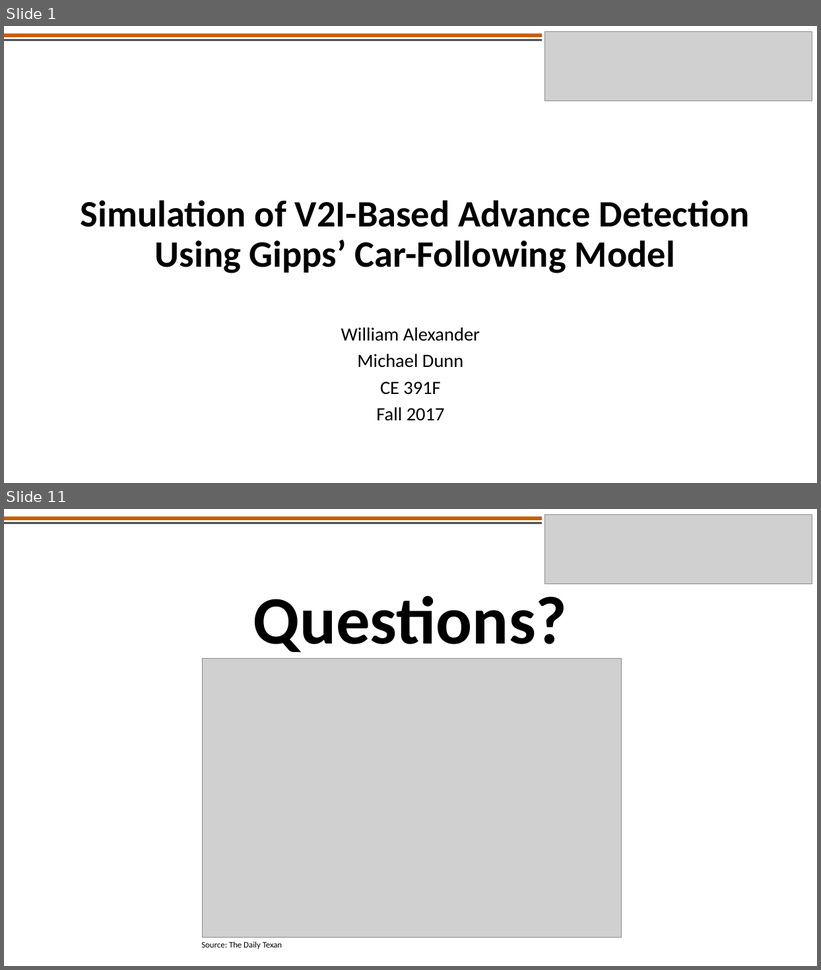
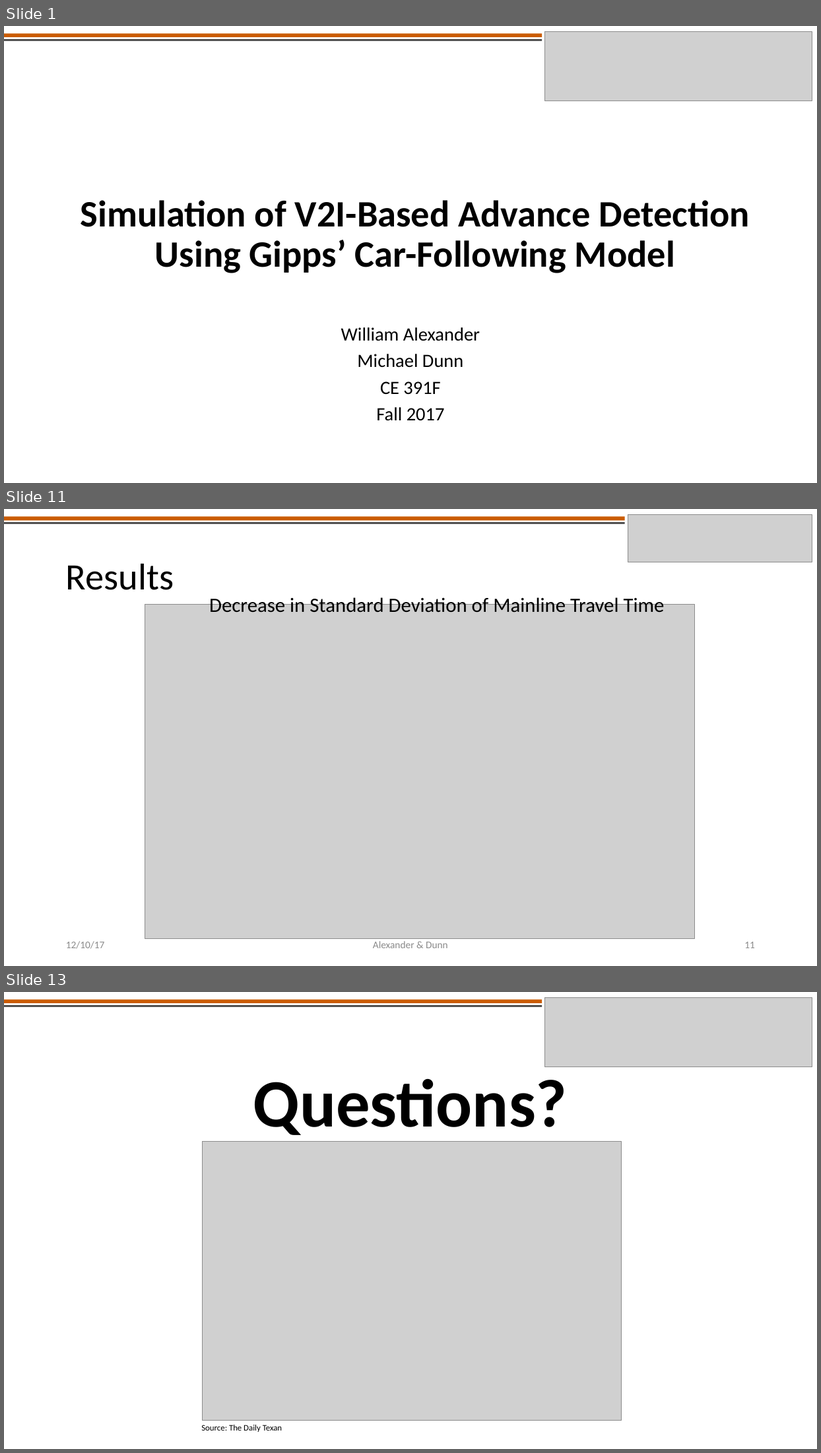
Before and after one commit to americalexander/mrFinishLine, a slide deck: CE391F_project_presentation_alexander_dunn.pptx. Shown one above the other, each under a label of ours: slides 1 and 11 before the commit, slides 1, 11 and 13 after it; the slides between them are not shown. The pictures are 821x970 and 821x1453 pixels, drawn with LibreOffice and Linux fonts; fonts in the diff are those of the drawing; grey boxes stand for pictures. Boxes give left, top, right and bottom in pixels: in the first picture for what was removed or moved away, otherwise in the second. Text is boxed around its words. In the diff, an @@ line names an element or a change of style, - is before the commit and + after.

Commit message:
added standard deviation

```diff
--- a/CE391F_project_presentation_alexander_dunn.pptx
+++ b/CE391F_project_presentation_alexander_dunn.pptx
@@ slide 11 added at (4,509,817,966), background #FFFFFF @@
@@ rectangle added at (4,516,625,520), fill #CA5C00 @@
@@ rectangle added at (4,522,625,524), fill #404040 @@
@@ picture added at (628,514,813,562) @@
@@ title added at (66,563,174,590), 44 pt, text #000000 @@
+Results
@@ picture added at (145,604,694,939) @@
@@ text added at (209,595,665,613), 24 pt, text #000000 @@
+Decrease in Standard Deviation of Mainline Travel Time
@@ text added at (66,941,105,949), 12 pt, text #8C8C8C @@
+12/10/17
@@ text added at (373,941,448,949), 12 pt, text #8C8C8C @@
+Alexander & Dunn
@@ page number added at (745,942,755,949), 12 pt, text #8C8C8C @@
+11
@@ what was slide 11 is now slide 13 @@
```
Also in this commit, not shown: 10 slides changed, 1 other slide added, 2 other files.
